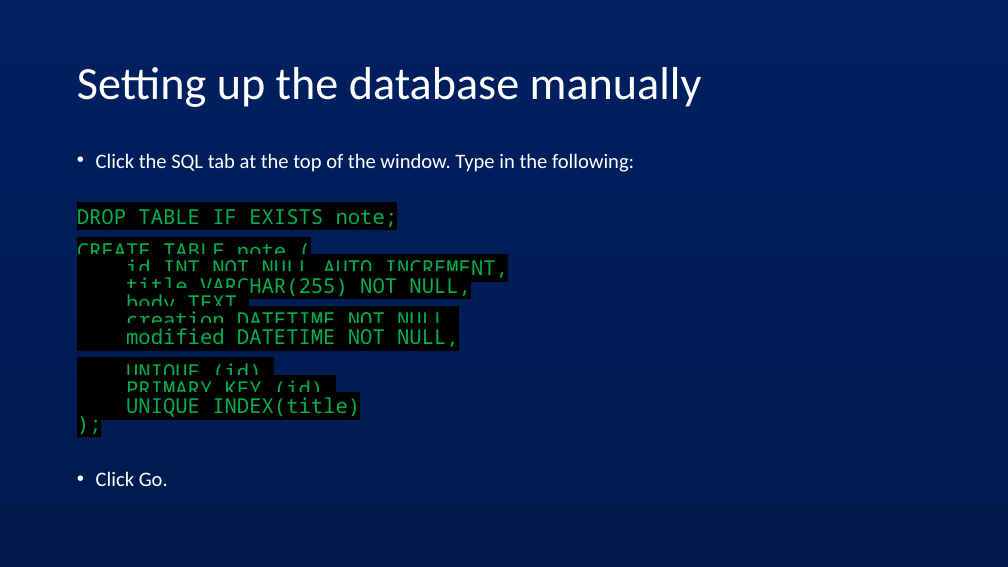
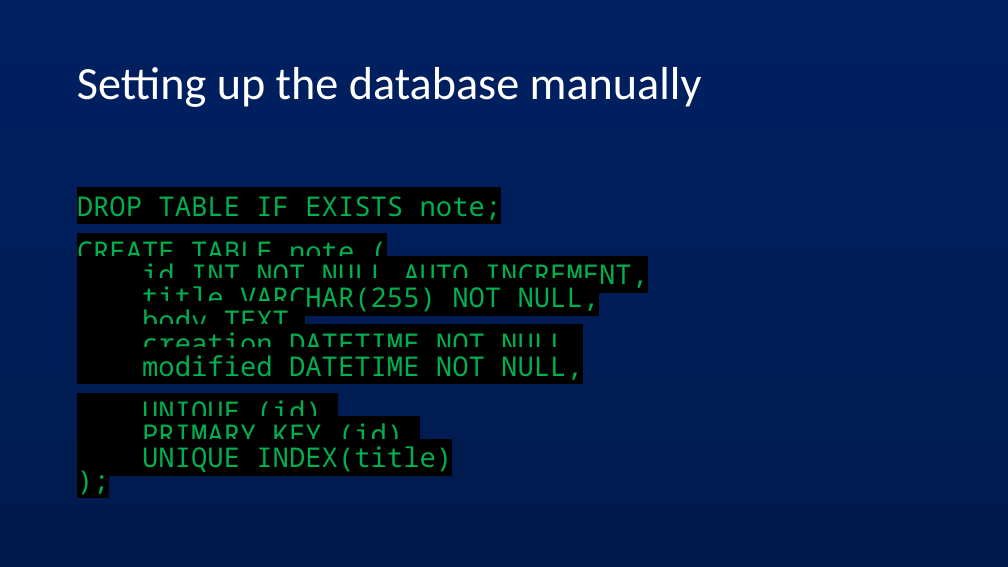
Before and after one commit to AlessandroS94/corso_21122022, a slide deck: slide 1 of Day 4/slide/Spring JDBC.pptx. Drawn at 1008x567 pixels with LibreOffice and Linux fonts; fonts in the diff are those of the drawing. Boxes give left, top, right and bottom in pixels: in the first picture for what was removed or moved away, otherwise in the second. Text is boxed around its words. In the diff, an @@ line names an element or a change of style, - is before the commit and + after.

```diff
--- a/Day 4/slide/Spring JDBC.pptx
+++ b/Day 4/slide/Spring JDBC.pptx
@@ text "DROP TABLE IF EXISTS note; ..." at (77, 190, 648, 472): size 19.6 to 25.9 pt @@
@@ text at (96, 153, 634, 172): paragraph removed @@
-• Click the SQL tab at the top of the window. Type in the following:
@@ text at (96, 471, 168, 486): paragraph removed @@
-• Click Go.
```
Also in this commit, not shown: 11 other files.
